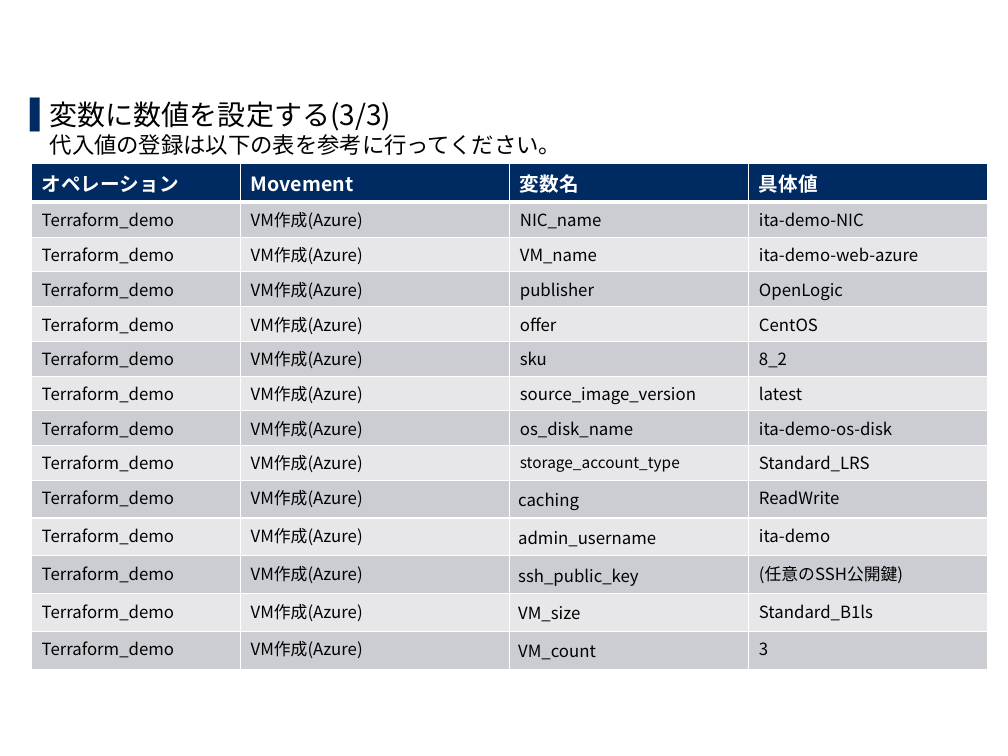
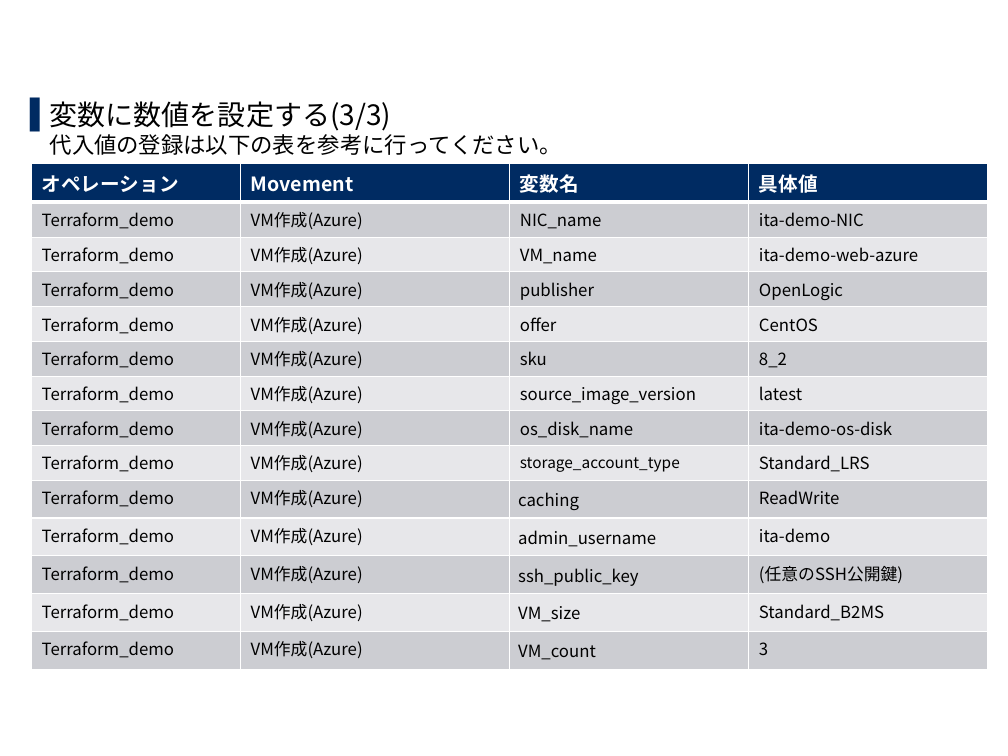
Before and after one commit to exastro-suite/it-automation-docs, a slide deck: slide 34 of asset/Learn_ja/ITA-Terraform-driver-practice_ja.pptx (slide 29 before the commit). Drawn at 1008x756 pixels with LibreOffice and Linux fonts; fonts in the diff are those of the drawing; background and template pictures are left out. Boxes give left, top, right and bottom in pixels: in the first picture for what was removed or moved away, otherwise in the second. Text is boxed around its words. In the diff, an @@ line names an element or a change of style, - is before the commit and + after.

```diff
--- a/asset/Learn_ja/ITA-Terraform-driver-practice_ja.pptx
+++ b/asset/Learn_ja/ITA-Terraform-driver-practice_ja.pptx
@@ table at <box>31,163,987,664</box> @@
-row 13, column 4: Standard_B1ls
+row 13, column 4: Standard_B2MS
```
Also in this commit, not shown: 20 other slides changed, 9 slides added, 1 other file.
